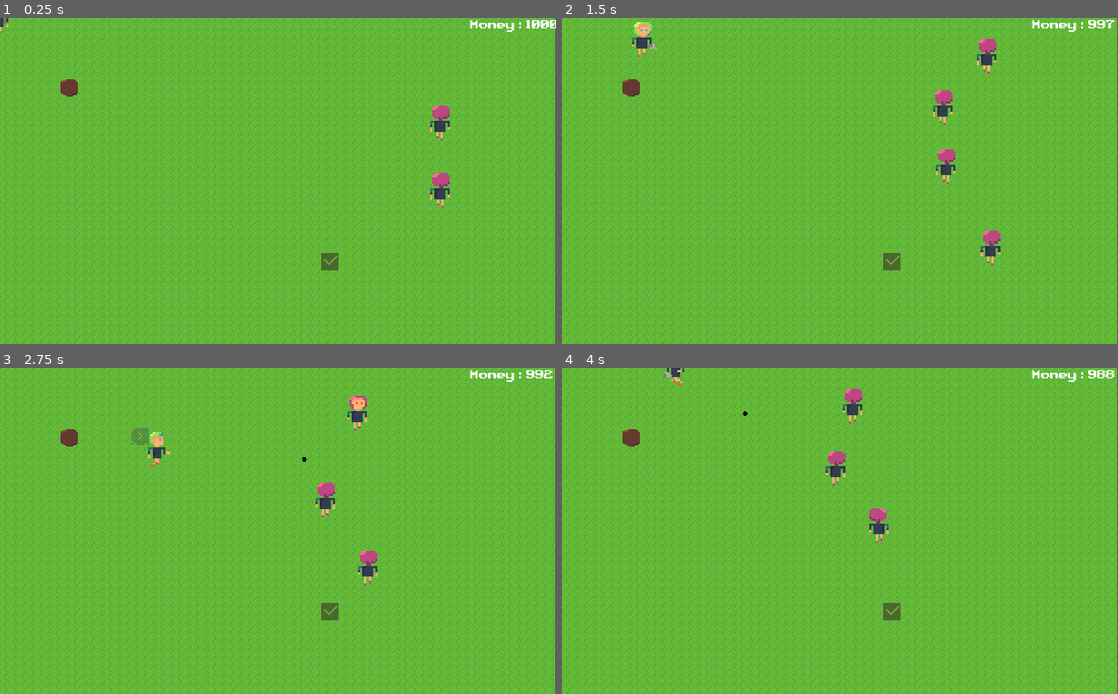
Above: before the commit, frames 1-4 (two rows, left to right).
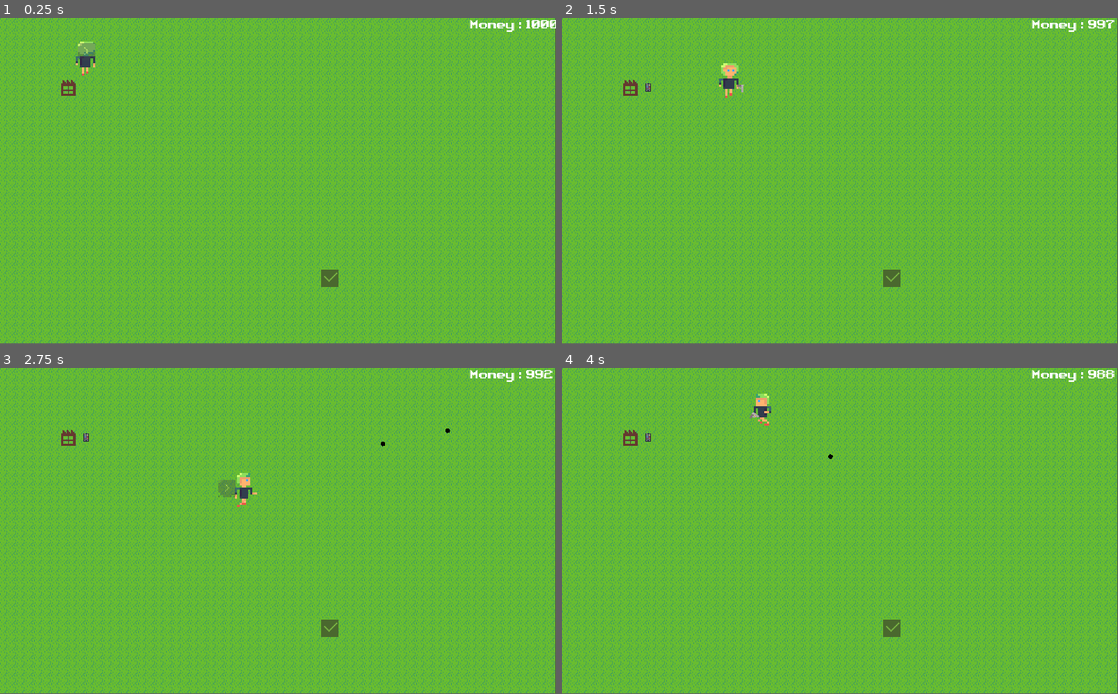
Above: after the commit, the same moments.

Repository: ilan-schemoul/factory
Game: Godot game, scene res://scenes/World.tscn
Two runs of this game, one before a commit and one after it. Both use one fixed random seed, a clock stepped at 60 frames per second and the inputs below.
Inputs (mouse positions are in pixels of both pictures, inside the frame that each line leads up to):
- Up to frame 1 (0.25 s): no input
- Up to frame 2 (1.5 s): move the mouse to (962, 164) at 0.52 s; hold D (move_right) 0.53-1.28 s; hold 1 (1) 0.53-1.28 s; tap 2 (2) at 0.8, 1.35 s; move the mouse to (728, 197) at 1.27 s; hold S (move_down) from 1.28 s (still down)
- Up to frame 3 (2.75 s): click (166, 547) at 1.55 s; move the mouse to (333, 459) at 2.02 s; release S (move_down) at 2.03 s; press the mouse at (333, 459) at 2.03 s; hold D (move_right) from 2.03 s (still down); tap 1 (1) at 2.3 s
- Up to frame 4 (4 s): move the mouse to (812, 596) at 2.77 s; release D (move_right) at 2.78 s; release the mouse at (812, 596) at 2.78 s; hold W (move_up) 2.78-3.53 s; tap 1 (1) at 2.85 s; tap 2 (2) at 3.05 s; move the mouse to (1006, 579) at 3.52 s; hold A (move_left) from 3.53 s (still down); hold 2 (2) from 3.53 s (still down); click (1006, 579) at 3.8 s
In our replay, the window is 800x469 before the commit and 800x468 after it. These sizes can differ from the game's own. Grey fills any space a smaller window leaves; there, only what the larger window draws over its background counts as a difference.

The runs differ from the first frame. In frame 1, 7.3% of the frame differs, in the area x 0-100%, y 0-100%; in frame 2, 8.0%, in the area x 0-100%, y 1-100%; in frame 3, 8.0%; in frame 4, 7.6%.

Commit message:
Add phone production with movement, update rock to factory

Diff:
--- a/project.godot
+++ b/project.godot
@@ -21,6 +21,7 @@
 [display]
 
 window/stretch/mode="2d"
+window/stretch/aspect="keep"
 
 [input]
 
--- a/scenes/Belt.gd
+++ b/scenes/Belt.gd
@@ -7,4 +7,8 @@
         $Sprite.play("turn")
         yield(get_tree().create_timer(1.0), "timeout")
         queue_free()
+        var phones = get_parent().get_tree().get_nodes_in_group("phones")
+        for phone in phones:
+            if phone.position.x == position.x and phone.position.y == position.y:
+                phone.queue_free()
         emit_signal("destroy")
--- a/scenes/Belt.tscn
+++ b/scenes/Belt.tscn
@@ -38,3 +38,5 @@
 [node name="CollisionShape2D" type="CollisionShape2D" parent="."]
 position = Vector2( 0, -2 )
 shape = SubResource( 1 )
+
+[connection signal="tree_entered" from="." to="." method="_on_Object1_tree_entered"]
--- /dev/null
+++ b/scenes/Phone.gd
@@ -0,0 +1,13 @@
+extends Sprite
+
+signal delivered
+# Called every frame. 'delta' is the elapsed time since the previous frame.
+#func _process(delta):
+#    pass
+
+
+func _on_Area2D_body_entered(body:Node):
+    if body.is_in_group("delivery"):
+        yield(get_tree().create_timer(.2), "timeout")
+        queue_free()
+        emit_signal("delivered")
--- /dev/null
+++ b/scenes/Phone.tscn
@@ -0,0 +1,19 @@
+[gd_scene load_steps=4 format=2]
+
+[ext_resource path="res://art/phone.png" type="Texture" id=1]
+[ext_resource path="res://scenes/Phone.gd" type="Script" id=2]
+
+[sub_resource type="RectangleShape2D" id=1]
+extents = Vector2( 5, 8 )
+
+[node name="Phone" type="Sprite"]
+z_index = 2
+texture = ExtResource( 1 )
+script = ExtResource( 2 )
+
+[node name="Area2D" type="Area2D" parent="."]
+
+[node name="CollisionShape2D" type="CollisionShape2D" parent="Area2D"]
+shape = SubResource( 1 )
+
+[connection signal="body_entered" from="Area2D" to="." method="_on_Area2D_body_entered"]
--- a/scenes/World.gd
+++ b/scenes/World.gd
@@ -1,5 +1,6 @@
 extends Node2D
 
+var disable_waves = true
 var waves = [{
         number_of_ennemies = 2,
         start_at = 2000,
@@ -7,19 +8,19 @@
         done = false
     },
     {
-        number_of_ennemies = 2,
+        number_of_ennemies = 1,
         speed = 100,
         start_at = 4000,
         done = false
     },
     {
-        number_of_ennemies = 5,
+        number_of_ennemies = 1,
         speed = 110,
         start_at = 10000,
         done = false
     },
     {
-        number_of_ennemies = 6,
+        number_of_ennemies = 1,
         speed = 120,
         start_at = 15000,
         done = false
@@ -37,11 +38,12 @@
 onready var Belt = preload("res://scenes/Belt.tscn")
 onready var Bullet = preload("res://scenes/Bullet.tscn")
 onready var Ennemy = preload("res://scenes/Ennemy.tscn")
+onready var Phone = preload("res://scenes/Phone.tscn")
 
 onready var spawns = [EnnemySpawn1, EnnemySpawn2, EnnemySpawn3]
 var money = 1000
 var number_of_groups_of_objects = 0
-var last_object_of_assembly_line = [$Rock]
+var last_object_of_assembly_line = [$Factory]
 var connected_assembly_line = [false]
 onready var last_ennemy_spawn_at = OS.get_ticks_msec()
 var rng = RandomNumberGenerator.new()
@@ -66,7 +68,7 @@
     checked_objects.append(obj2)
 
 func is_assembly_line_connected():
-    next_object_to_check = $Rock
+    next_object_to_check = $Factory
     checked_objects = [next_object_to_check]
     var objects = get_tree().get_nodes_in_group("objects")
     found_next_object = true
@@ -76,7 +78,6 @@
             if not object in checked_objects:
                 touch_each_other(next_object_to_check, object, funcref(self, "update_next_object_to_check"))
             if next_object_to_check.is_in_group("delivery"):
-                print("CONNECTED!!!!!")
                 return true
     return false
 
@@ -88,30 +89,35 @@
 func _process(delta):
     $Euro.text = "Money : " + String(money)
 
-    for wave in waves:
-        if not wave.done and OS.get_ticks_msec() > wave.start_at:
-            for i in range(wave.number_of_ennemies):
-                var ennemy_spawn_location = spawns[rng.randi_range(0, 2)].global_position
-                var new_ennemy = Ennemy.instance()
-                new_ennemy.run_speed = wave.speed
-                new_ennemy.connect("destroy", self, "objects_is_destroyed")
-                new_ennemy.global_position = ennemy_spawn_location
-                new_ennemy.global_position.x += rng.randf_range(-60, 60)
-                new_ennemy.global_position.x += rng.randf_range(-60, 60)
-                add_child(new_ennemy)
-                wave.done = true
-                # last_ennemy_spawn_at = OS.get_ticks_msec()
+    if not disable_waves:
+        for wave in waves:
+            if not wave.done and OS.get_ticks_msec() > wave.start_at:
+                for i in range(wave.number_of_ennemies):
+                    var ennemy_spawn_location = spawns[rng.randi_range(0, 2)].global_position
+                    var new_ennemy = Ennemy.instance()
+                    new_ennemy.run_speed = wave.speed
+                    new_ennemy.connect("destroy", self, "objects_is_destroyed")
+                    new_ennemy.global_position = ennemy_spawn_location
+                    new_ennemy.global_position.x += rng.randf_range(-60, 60)
+                    new_ennemy.global_position.x += rng.randf_range(-60, 60)
+                    add_child(new_ennemy)
+                    wave.done = true
+                    # last_ennemy_spawn_at = OS.get_ticks_msec()
 
 func shoot(transform):
-  if money > 0:
-    if !$Sound.is_playing():
-        $Sound.stream = ShootingSound
-        $Sound.play()
-
-    var b = Bullet.instance()
-    add_child(b)
-    b.transform = transform
-    money -= 1
+    if money > 0:
+        if !$Sound.is_playing():
+            $Sound.stream = ShootingSound
+            $Sound.play()
+
+        var b = Bullet.instance()
+        add_child(b)
+        b.transform = transform
+        money -= 1
+
+func play_again():
+    get_tree().paused = true
+    get_tree().reload_current_scene()
 
 func get_group(object):
   for group in object.get_groups():
@@ -126,32 +132,40 @@
     return int(group[len(group) - 1])
 
 func add_to_other_group(object1, object2):
-    object1.add_to_group(get_group(object2))
-
-func touch_each_other(object1, object2, lambda):
-    var left = Vector2()
-    left.x = object1.global_position.x - grid.CELL_SIZE
-    left.y = object1.global_position.y
-    if left.x == object2.global_position.x and left.y == object2.global_position.y:
-        lambda.call_func(object1, object2)
-
+    if get_group(object2) != "delivery":
+        object1.add_to_group(get_group(object2))
+
+func touch_each_other(object1, object2, lambda, disable_left = false):
     var right = Vector2()
     right.x = object1.global_position.x + grid.CELL_SIZE
     right.y = object1.global_position.y
     if right.x == object2.global_position.x and right.y == object2.global_position.y:
         lambda.call_func(object1, object2)
+        return true
 
     var top = Vector2()
     top.x = object1.global_position.x
     top.y = object1.global_position.y + grid.CELL_SIZE
     if top.x == object2.global_position.x and top.y == object2.global_position.y:
         lambda.call_func(object1, object2)
+        return true
 
     var bottom = Vector2()
     bottom.x = object1.global_position.x
     bottom.y = object1.global_position.y - grid.CELL_SIZE
     if bottom.x == object2.global_position.x and bottom.y == object2.global_position.y:
         lambda.call_func(object1, object2)
+        return true
+
+    if not disable_left:
+        var left = Vector2()
+        left.x = object1.global_position.x - grid.CELL_SIZE
+        left.y = object1.global_position.y
+        if left.x == object2.global_position.x and left.y == object2.global_position.y:
+            lambda.call_func(object1, object2)
+            return true
+
+    return false
 
 func player_builds_object(type, player_position):
     if money <= 0:
@@ -168,12 +182,11 @@
 
     for object in get_tree().get_nodes_in_group("objects"):
         if object.global_position.x == new_object.global_position.x and object.global_position.y == new_object.global_position.y:
-            # print("Object there already exists")
             return
 
     for object in get_tree().get_nodes_in_group("objects"):
       touch_each_other(new_object, object, funcref(self, "add_to_other_group"))
-    touch_each_other(new_object, $Delivery, funcref(self, "assembly_is_connected"))
+    touch_each_other(new_object, $Truck, funcref(self, "assembly_is_connected"))
 
     last_object_of_assembly_line[get_group_number(new_object)] = new_object
 
@@ -189,5 +202,56 @@
 
 func check_earnings():
     money -= len(get_tree().get_nodes_in_group("objects")) - 1
-    if connected_assembly_line[0]:
-        money += 50
+    if money <= 0:
+        get_tree().paused = true
+        $game_over.visible = true
+
+func move_phone(phone, belt):
+    if phone.position.x <= belt.position.x:
+        phone.position = belt.position
+
+func phone_delivered():
+    money += 100
+
+var possible_next_belts = []
+
+func add_to_array(phone, belt):
+    possible_next_belts.append(belt)
+
+func phones_update():
+    # creating phone if possible
+    var new_phone = Phone.instance()
+    new_phone.add_to_group("phones")
+    new_phone.connect("delivered", self, "phone_delivered")
+    new_phone.position = $Factory.position
+    new_phone.position.x += 32
+    var phones = get_tree().get_nodes_in_group("phones")
+    var create_new_phone = true
+    for phone in phones:
+        if phone.position.x == new_phone.position.x and phone.position.y == new_phone.position.y:
+            create_new_phone = false
+    if create_new_phone:
+        add_child(new_phone)
+
+    # moving phones
+    var belts = get_tree().get_nodes_in_group("objects_built_by_player")
+    # belts.append($Truck)
+    for phone in phones:
+        if not touch_each_other(phone, $Truck, funcref(self, "move_phone")):
+            possible_next_belts = []
+            for belt in belts:
+                var already_a_phone_in_belt = false
+                for ph in phones:
+                    if ph.position.x == belt.position.x and ph.position.y == belt.position.y:
+                        already_a_phone_in_belt = true
+                if not already_a_phone_in_belt:
+                    touch_each_other(phone, belt, funcref(self, "add_to_array"), true)
+
+            if len(possible_next_belts) > 0:
+                var min_belt = possible_next_belts[0]
+                var min_dist = possible_next_belts[0].position.distance_to($Truck.position)
+                for belt in possible_next_belts:
+                    if belt.position.distance_to($Truck.position) < min_dist:
+                        min_belt = belt
+                        min_dist = belt.position.distance_to($Truck.position)
+                move_phone(phone, min_belt)
--- a/scenes/World.tscn
+++ b/scenes/World.tscn
@@ -1,11 +1,11 @@
-[gd_scene load_steps=10 format=2]
+[gd_scene load_steps=13 format=2]
 
 [ext_resource path="res://scenes/World.gd" type="Script" id=1]
 [ext_resource path="res://scenes/Player.tscn" type="PackedScene" id=2]
 [ext_resource path="res://art/Retro Gaming.ttf" type="DynamicFontData" id=3]
 [ext_resource path="res://art/grass.png" type="Texture" id=4]
 [ext_resource path="res://art/delivery.png" type="Texture" id=5]
-[ext_resource path="res://art/rock.png" type="Texture" id=6]
+[ext_resource path="res://art/factory.png" type="Texture" id=6]
 [ext_resource path="res://art/LOOP_Trouble Afoot.wav" type="AudioStream" id=7]
 
 [sub_resource type="TileSet" id=2]
@@ -28,6 +28,17 @@
 size = 20
 font_data = ExtResource( 3 )
 
+[sub_resource type="RectangleShape2D" id=3]
+extents = Vector2( 15, 16.5 )
+
+[sub_resource type="DynamicFont" id=4]
+size = 32
+font_data = ExtResource( 3 )
+
+[sub_resource type="DynamicFont" id=5]
+size = 32
+font_data = ExtResource( 3 )
+
 [node name="World" type="Node2D"]
 script = ExtResource( 1 )
 
@@ -38,6 +49,7 @@
 tile_data = PoolIntArray( 65533, 1073741824, 0, 65534, 1073741824, 0, 65535, 1073741824, 0, 0, 1073741824, 0, 1, 107374 …(58475 unchanged characters)…
 
 [node name="Player" parent="." instance=ExtResource( 2 )]
+position = Vector2( 160, 75 )
 speed = 200
 
 [node name="Euro" type="Label" parent="."]
@@ -53,17 +65,22 @@
 position = Vector2( 513, 300 )
 current = true
 
-[node name="Rock" type="Sprite" parent="." groups=["assembly_line_0", "objects", "rock"]]
+[node name="Factory" type="Sprite" parent="." groups=["assembly_line_0", "objects", "rock"]]
 position = Vector2( 128, 128 )
 scale = Vector2( 2, 2 )
 texture = ExtResource( 6 )
 
-[node name="Delivery" type="Node2D" parent="." groups=["delivery", "objects"]]
-position = Vector2( 608, 448 )
+[node name="Truck" type="Node2D" parent="." groups=["delivery", "objects"]]
+position = Vector2( 608, 480 )
 
-[node name="Sprite" type="Sprite" parent="Delivery"]
+[node name="Sprite" type="Sprite" parent="Truck"]
 scale = Vector2( 2, 2 )
 texture = ExtResource( 5 )
+
+[node name="StaticBody2D" type="StaticBody2D" parent="Truck" groups=["delivery"]]
+
+[node name="CollisionShape2D" type="CollisionShape2D" parent="Truck/StaticBody2D"]
+shape = SubResource( 3 )
 
 [node name="EarnMoneyTimer" type="Timer" parent="."]
 wait_time = 0.5
@@ -82,8 +99,38 @@
 
 [node name="Music" type="AudioStreamPlayer" parent="."]
 stream = ExtResource( 7 )
+volume_db = -6.118
 autoplay = true
+
+[node name="PhoneTimer" type="Timer" parent="."]
+wait_time = 0.3
+autostart = true
+
+[node name="game_over" type="Node2D" parent="."]
+pause_mode = 2
+visible = false
+
+[node name="Label" type="Label" parent="game_over"]
+margin_left = 414.0
+margin_top = 240.0
+margin_right = 616.0
+margin_bottom = 281.0
+custom_fonts/font = SubResource( 4 )
+text = "Game Over"
+align = 1
+valign = 1
+
+[node name="Button" type="Button" parent="game_over"]
+pause_mode = 2
+margin_left = 410.0
+margin_top = 296.0
+margin_right = 633.0
+margin_bottom = 347.0
+custom_fonts/font = SubResource( 5 )
+text = "Play Again"
 
 [connection signal="build_object" from="Player" to="." method="player_builds_object"]
 [connection signal="shoot" from="Player" to="." method="shoot"]
 [connection signal="timeout" from="EarnMoneyTimer" to="." method="check_earnings"]
+[connection signal="timeout" from="PhoneTimer" to="." method="phones_update"]
+[connection signal="pressed" from="game_over/Button" to="." method="play_again"]
Binary file added: art/factory.aseprite
Binary file added: art/factory.png
Not shown, added: art/factory.png.import
Binary file added: art/phone.aseprite
Binary file added: art/phone.png
Not shown, added: art/phone.png.import
